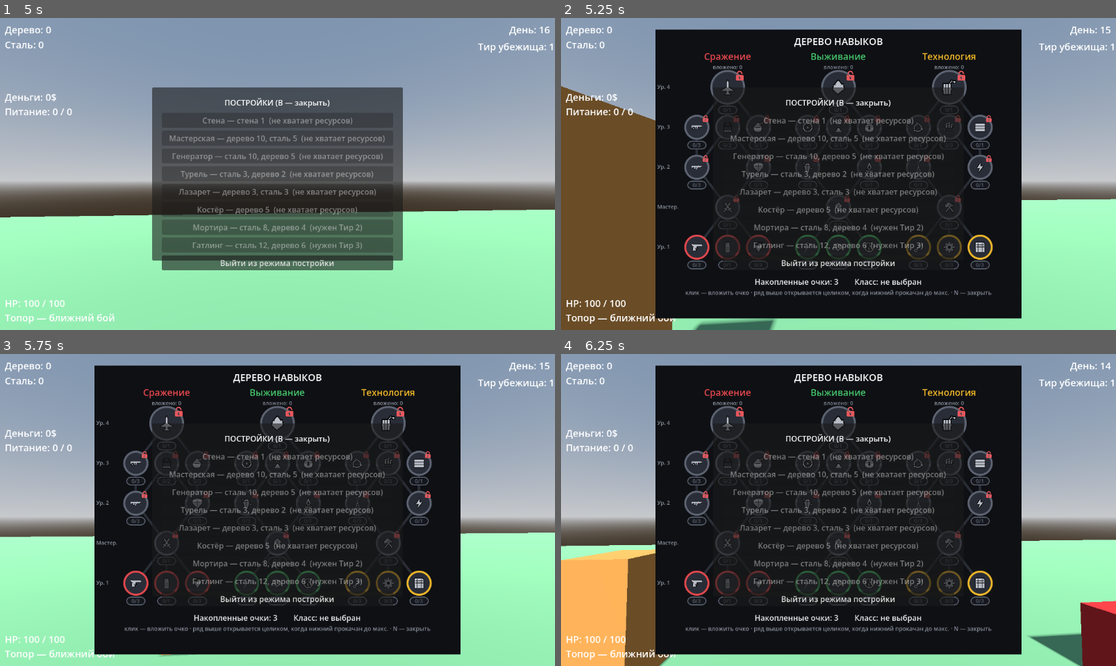
Above: before the commit, frames 1-4 (two rows, left to right).
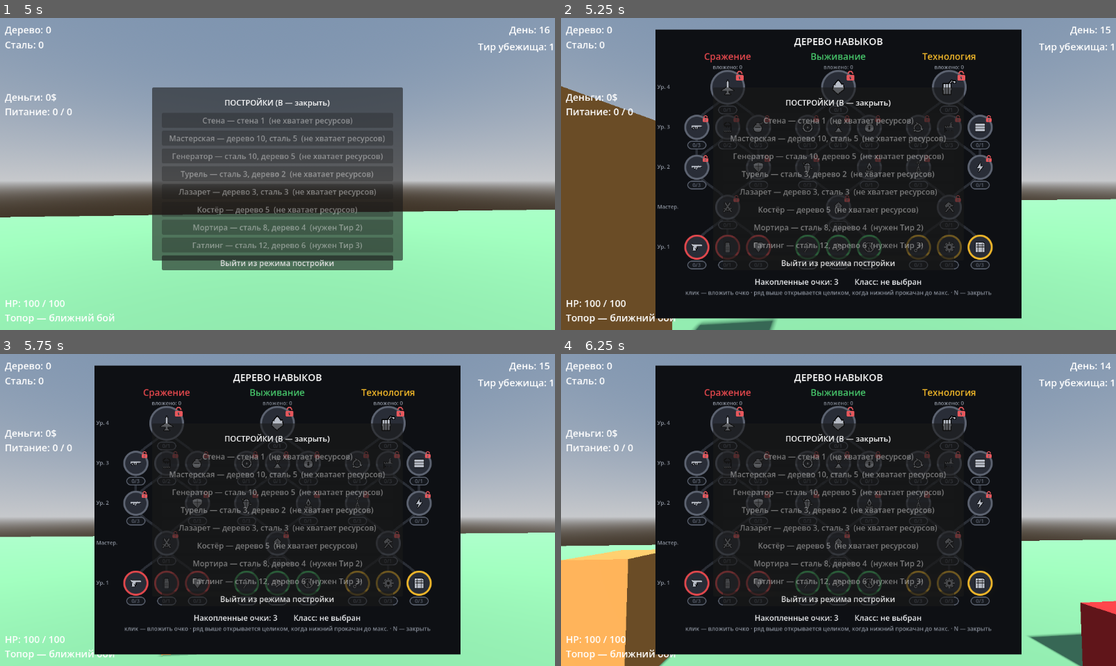
Above: after the commit, the same moments.

Repository: kem4ikkk/ubeziche
Game: Godot game, scene res://scenes/main.tscn
Same seed, same stepped clock (60 frames per second), same inputs: the game is played once before the commit and once after it.
Inputs (mouse positions are in pixels of both pictures, inside the frame that each line leads up to):
- Up to frame 1 (5 s): tap Enter at 0.5 s; move the mouse to (305, 174) at 0.52 s; hold W 0.53-3.53 s; tap F at 0.6 s; click (305, 174) at 0.67 s; tap Space at 0.77, 1.52, 3.02, 3.77, 4.25, 4.52 s; move the mouse to (249, 174) at 1.27 s; tap R at 1.35 s; move the mouse to (288, 167) at 2.02 s; tap B at 2.1 s; move the mouse to (249, 236) at 2.77 s; tap 1 at 2.85 s; click (249, 236) at 2.92 s; move the mouse to (444, 220) at 3.52 s; hold A from 3.53 s (still down); tap 5 at 3.6 s; move the mouse to (111, 127) at 4.27 s; tap Q at 4.35 s
- Up to frame 2 (5.25 s): move the mouse to (866, 174) at 5.02 s; release A at 5.03 s; hold S from 5.03 s (still down); tap N at 5.1 s; click (866, 174) at 5.17 s
- Up to frame 3 (5.75 s): keep holding S
- Up to frame 4 (6.25 s): move the mouse to (755, 432) at 5.77 s; release S at 5.78 s; hold D from 5.78 s (still down); tap E at 5.85 s; tap Space at 6.02 s

Frame 1 is identical in both runs. In frame 2, 0.2% of the frame differs, in the area x 25-75%, y 28-75%; in frame 3, 0.2%; in frame 4, 0.2%.

Commit message:
Дерево навыков: плавные кривые пути + чинка иконок сердце/призрак/завод (4.13a)
Автор: часть иконок всё ещё неверны, линии между ячейками ломаные (с углами).

- Пути между узлами: вместо прямых отрезков — ПЛАВНЫЕ кривые Безье (skill_menu.gd
  _curve_points: кубическая, выходит/входит вертикально) + LINE_JOINT_ROUND.
  Сходящиеся/ветвящиеся пути больше не дают острых углов.
- Иконки перерисованы:
  • сердце — две круглые доли + остриё (не похоже на ▽);
  • призрак — купол + 2 глаза + острый зубчатый низ (не «вагон»);
  • завод — пилообразная крыша + труба с дымом (узнаваемый символ).

Проверено через capture (EXIT=0): пути гладкие, иконки узнаваемы в движке.

Co-Authored-By: Claude Opus 4.8 <noreply@anthropic.com>

Diff:
--- a/scripts/skill_menu.gd
+++ b/scripts/skill_menu.gd
@@ -154,12 +154,27 @@
 	_nodes[id] = node
 
 
+## Плавная кривая между узлами вместо прямого отрезка: кубическая Безье,
+## выходящая ВЕРТИКАЛЬНО из нижнего узла и входящая ВЕРТИКАЛЬНО в верхний — так
+## сходящиеся/ветвящиеся пути не дают острых углов («ломаности»).
+func _curve_points(a: Vector2, b: Vector2) -> PackedVector2Array:
+	var dy: float = a.y - b.y                     # a — ниже (больше y), b — выше
+	var c1 := a + Vector2(0, -dy * 0.45)
+	var c2 := b + Vector2(0, dy * 0.45)
+	var pts := PackedVector2Array()
+	var n := 20
+	for i in n + 1:
+		pts.append(a.bezier_interpolate(c1, c2, b, float(i) / n))
+	return pts
+
+
 func _make_line(parent: Control, a: Vector2, b: Vector2) -> Line2D:
 	var ln := Line2D.new()
-	ln.points = PackedVector2Array([a, b])
+	ln.points = _curve_points(a, b)
 	ln.width = 5.0
 	ln.default_color = PATH_GRAY
 	ln.antialiased = true
+	ln.joint_mode = Line2D.LINE_JOINT_ROUND
 	ln.begin_cap_mode = Line2D.LINE_CAP_ROUND
 	ln.end_cap_mode = Line2D.LINE_CAP_ROUND
 	parent.add_child(ln)
Binary file changed: assets/icons/factory.png
Binary file changed: assets/icons/ghost.png
Binary file changed: assets/icons/heart.png
Not shown, changed: docs/PROGRESS.md
Not shown, changed: tools/gen_skill_icons.py
